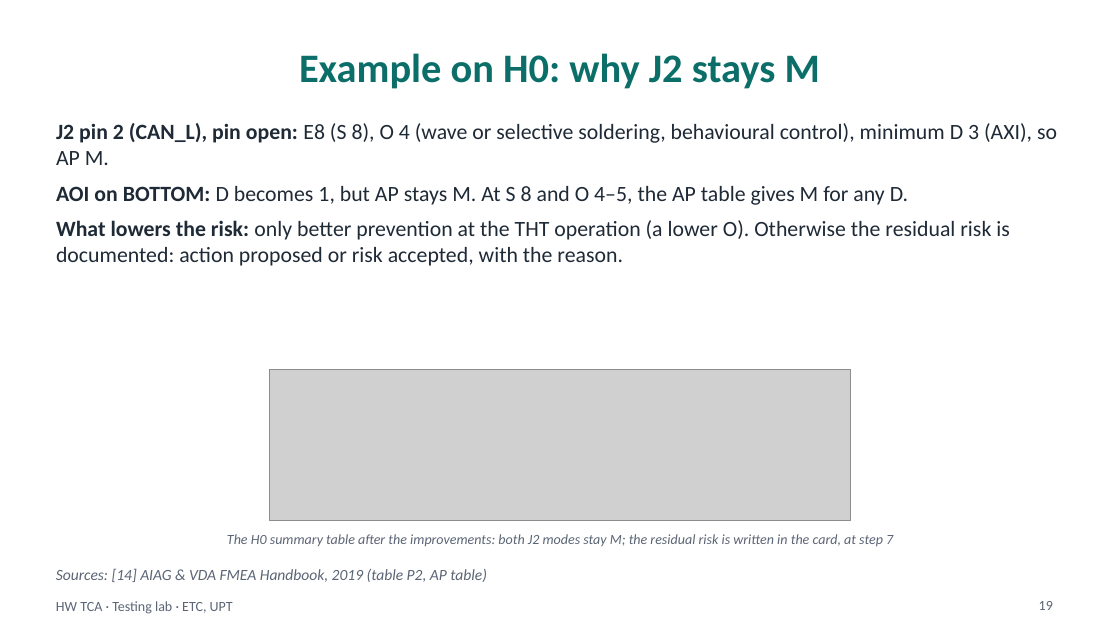
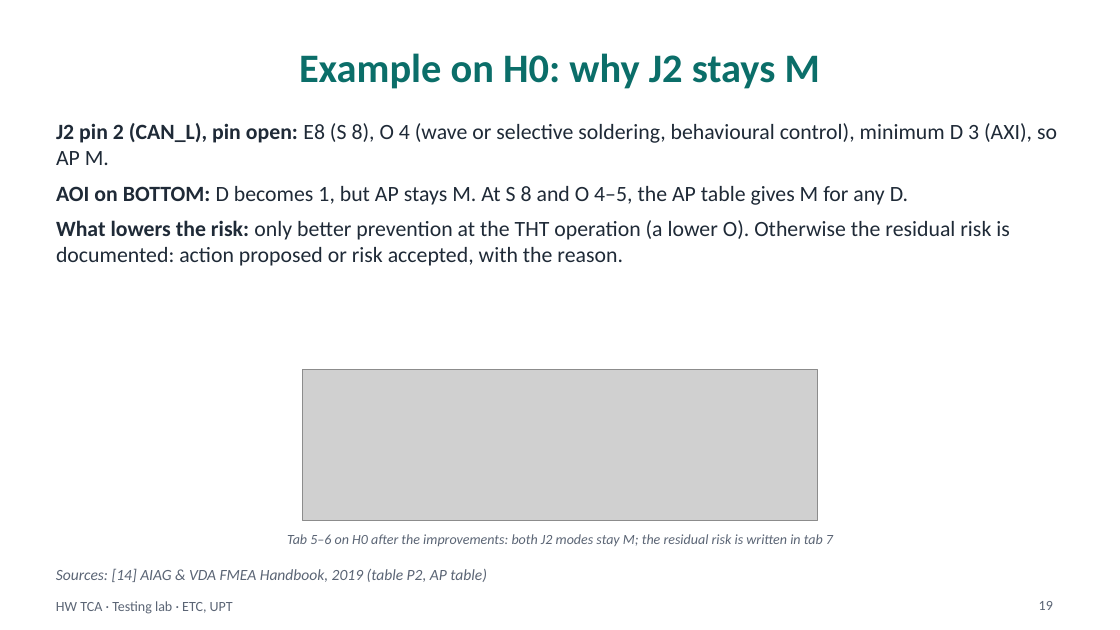
Before and after one commit to madalinatolontan1-ai/sw-tca-lab, a slide deck: slide 19 of materials/hw_deck_draft_src/HW_TCA_lecture_EN_draft.pptx. Drawn at 1120x630 pixels with LibreOffice and Linux fonts; fonts in the diff are those of the drawing; grey boxes stand for pictures. Boxes give left, top, right and bottom in pixels: in the first picture for what was removed or moved away, otherwise in the second. Text is boxed around its words. In the diff, an @@ line names an element or a change of style, - is before the commit and + after.

```diff
--- a/materials/hw_deck_draft_src/HW_TCA_lecture_EN_draft.pptx
+++ b/materials/hw_deck_draft_src/HW_TCA_lecture_EN_draft.pptx
@@ picture: place and size @@
-picture at (269, 370, 850, 521)
+picture at (302, 370, 818, 521)
@@ text at (287, 534, 833, 546): text changed @@
-The H0 summary table after the improvements: both J2 modes stay M; the residual risk is written in the card, at step 7
+Tab 5–6 on H0 after the improvements: both J2 modes stay M; the residual risk is written in tab 7
```
Also in this commit, not shown: 1 other slide changed, 5 other files.
